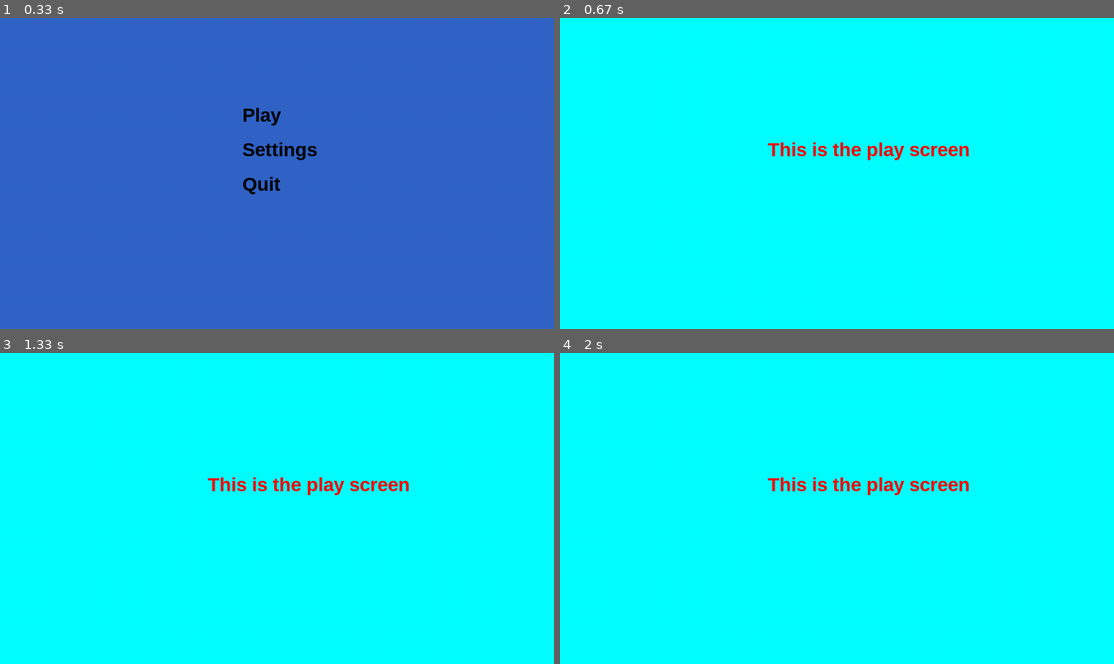
Above: before the commit, frames 1-4 (two rows, left to right).
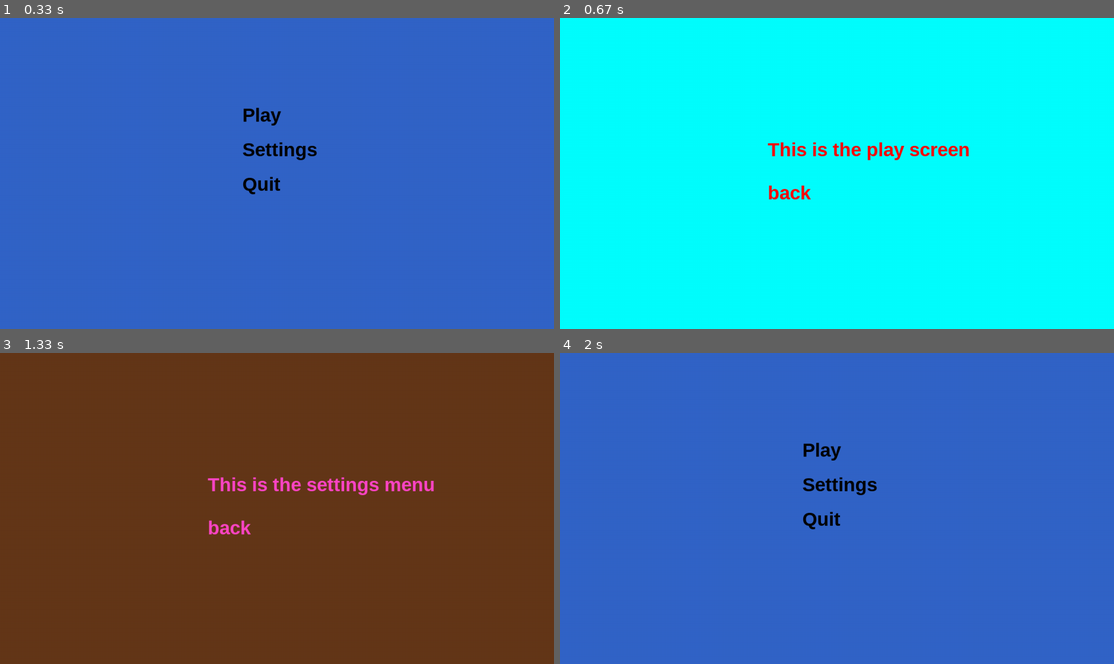
Above: after the commit, the same moments.

Repository: surfaceofbacon/pygame_rpg
Game: pygame game, started from main.py
Two runs of this game, one before a commit and one after it. Both use one fixed random seed, a clock stepped at 60 frames per second and the inputs below.
Inputs (mouse positions are in pixels of both pictures, inside the frame that each line leads up to):
- Up to frame 1 (0.33 s): no input
- Up to frame 2 (0.67 s): click "Play" at 0.38 s
- Up to frame 3 (1.33 s): click (227, 527) at 0.72 s, where only the run after the commit has a clickable "back"; click (288, 483) at 1.22 s, where only the run after the commit has a clickable "Settings"
- Up to frame 4 (2 s): click (787, 527) at 1.72 s, where only the run after the commit has a clickable "back"

Frame 1 is identical in both runs. In frame 2, 0.2% of the frame differs, in the area x 37-46%, y 53-59%; in frame 3, 100%, in the area x 0-100%, y 0-100%; in frame 4, 100%.

Commit message:
this is a test

Diff:
--- a/main.py
+++ b/main.py
@@ -26,13 +26,19 @@
         for event in pygame.event.get():
             if event.type == pygame.MOUSEBUTTONDOWN:
                 pos = pygame.mouse.get_pos()
-                if start_menu.play_rect.collidepoint(pos):
+                if play and play_Screen.back_rect.collidepoint(pos):
+                    play = False
+                    start = True
+                if settings and settings_menu.back_rect.collidepoint(pos):
+                    settings = False
+                    start = True
+                if start_menu.play_rect.collidepoint(pos) and start:
                     play = True
                     start = False
-                elif start_menu.settings_rect.collidepoint(pos):
+                elif start_menu.settings_rect.collidepoint(pos) and start:
                     settings = True
                     start = False
-                elif start_menu.Quit_rect.collidepoint(pos):
+                elif start_menu.Quit_rect.collidepoint(pos) and start:
                     running = False
             if event.type == pygame.QUIT:  # closes the window when the x is pressed
                 running = False
--- a/play_Screen.py
+++ b/play_Screen.py
@@ -1,13 +1,14 @@
 import Draw_text
 import window
 import pygame
-
+import menu
 
 font = pygame.font.SysFont('Arialblack', 40)
 
-
+back_rect = pygame.Rect(480, 380, 90, 50)
 def Draw_Play_Screen():
     play_color = (0, 255, 255)
     text_color = (255, 0, 0)
     window.window.fill(play_color)
     Draw_text.draw_text('This is the play screen', font, text_color, 480, 280)
+    Draw_text.draw_text('back', font, text_color, 480, 380)
--- a/settings_menu.py
+++ b/settings_menu.py
@@ -4,10 +4,11 @@
 
 
 font = pygame.font.SysFont('Arialblack', 40)
-
+back_rect = pygame.Rect(480, 380, 90, 50)
 
 def Draw_Settings_Menu():
     play_color = (100, 55, 25)
     text_color = (255, 70, 200)
     window.window.fill(play_color)
     Draw_text.draw_text('This is the settings menu', font, text_color, 480, 280)
+    Draw_text.draw_text('back', font, text_color, 480, 380)
--- a/start_menu.py
+++ b/start_menu.py
@@ -5,7 +5,7 @@
 import menu
 
 play_rect = pygame.Rect(menu.x, 200, 90, 50)
-settings_rect = pygame.Rect(menu.x, 280, 90, 50)
+settings_rect = pygame.Rect(menu.x, 280, 200, 50)
 Quit_rect = pygame.Rect(menu.x, 360, 90, 50)
 def start_menu():
     window.window.fill(menu.color)
